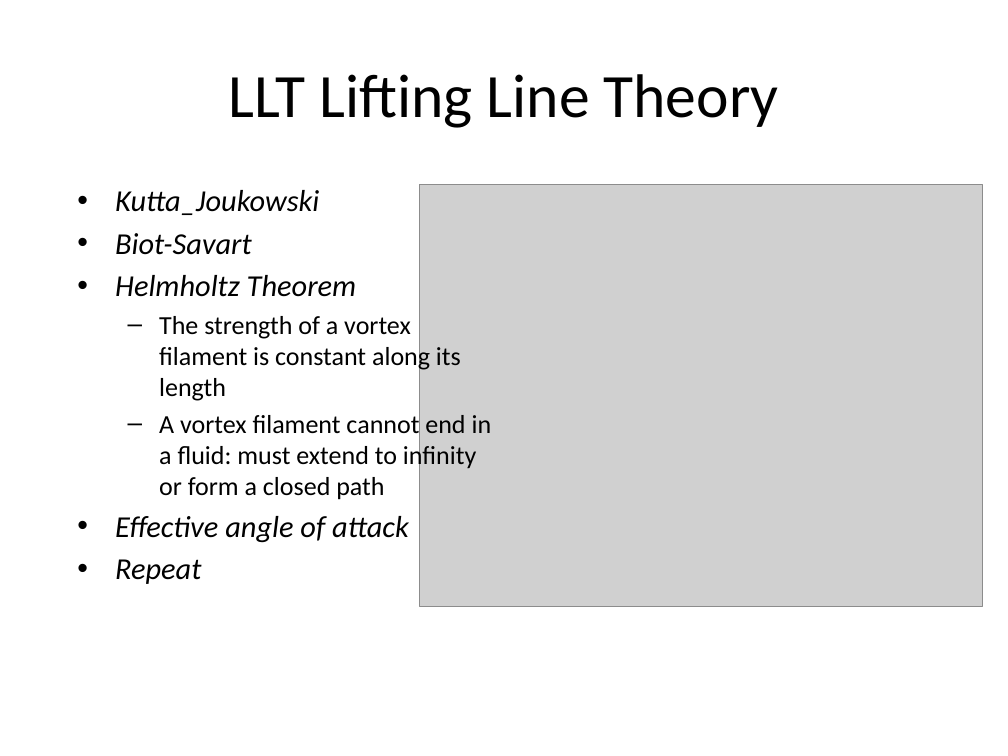
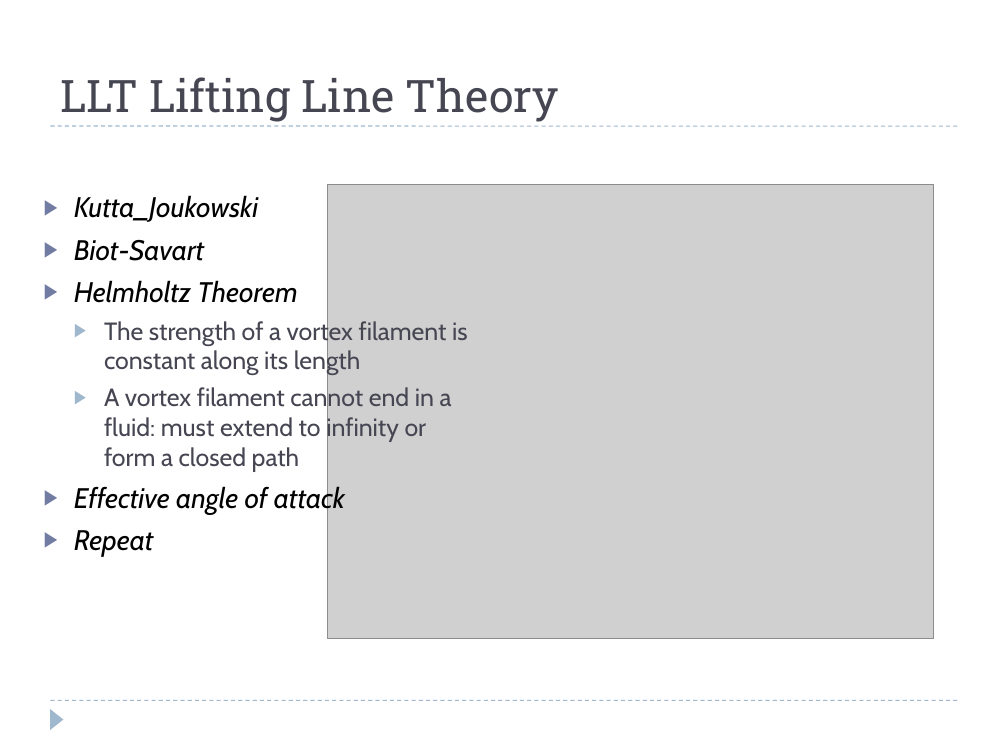
Before and after one commit to colinparker/Pterosaur, a slide deck: slide 5 of XFLR5 Methods and Their Application in.pptx. Drawn at 1008x756 pixels with LibreOffice and Linux fonts; fonts in the diff are those of the drawing; grey boxes stand for pictures. Boxes give left, top, right and bottom in pixels: in the first picture for what was removed or moved away, otherwise in the second. Text is boxed around its words. In the diff, an @@ line names an element or a change of style, - is before the commit and + after.

```diff
--- a/XFLR5 Methods and Their Application in.pptx
+++ b/XFLR5 Methods and Their Application in.pptx
@@ title "LLT Lifting Line Theory" at [60, 77, 559, 122]: size 44 to 32 pt, font Calibri to Roboto Slab, text colour #000000 to #464653; alignment centre to left; vertical alignment middle to bottom @@
@@ line added from (50, 126) to (958, 126), #9FB8CD 0.75 pt dashed @@
@@ text "Kutta_Joukowski": place and size @@
-text "Kutta_Joukowski" at [115, 190, 492, 584]
+text "Kutta_Joukowski" at [74, 195, 468, 556]
@@ text "Kutta_Joukowski" at [74, 195, 468, 556]: size 21.7 to 20.1 pt in "Kutta_Joukowski", "Biot-Savart", "Helmholtz Theorem", "Effective angle of attack" and 1 more places; font Calibri to Cabin; size 18.6 to 17.8 pt, text colour #000000 to #464653 in "The strength of a vortex filament is ...", "A vortex filament cannot end in a ..."; bullet • to ▶; more space between paragraphs; bullet – to ▶ @@
@@ picture: place and size @@
-picture at [420, 184, 983, 606]
+picture at [328, 184, 933, 638]
@@ line added from (50, 701) to (958, 701), #9FB8CD 0.75 pt dashed @@
@@ triangle added at [50, 709, 64, 730], fill #9FB8CD @@
```
Also in this commit, not shown: 13 other slides changed, 5 slides added, 6 slides removed, 1 other file.
